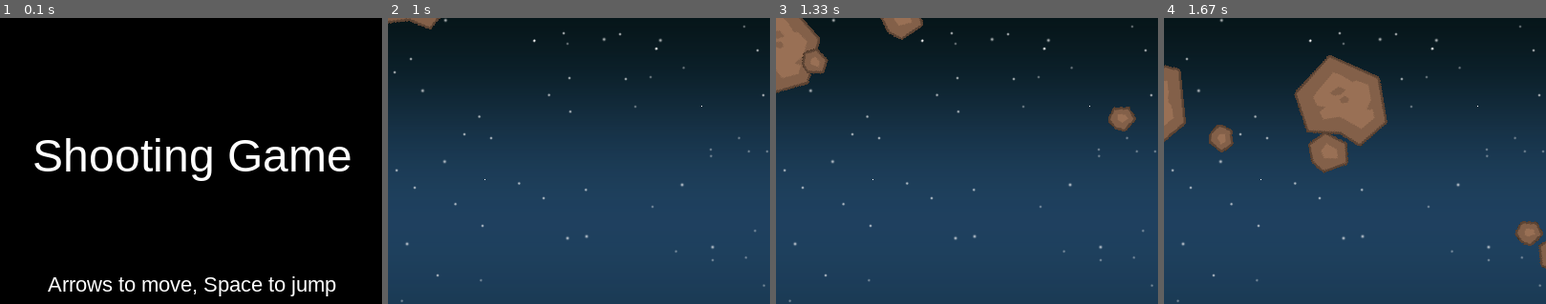
Above: before the commit, frames 1-4 (left to right).
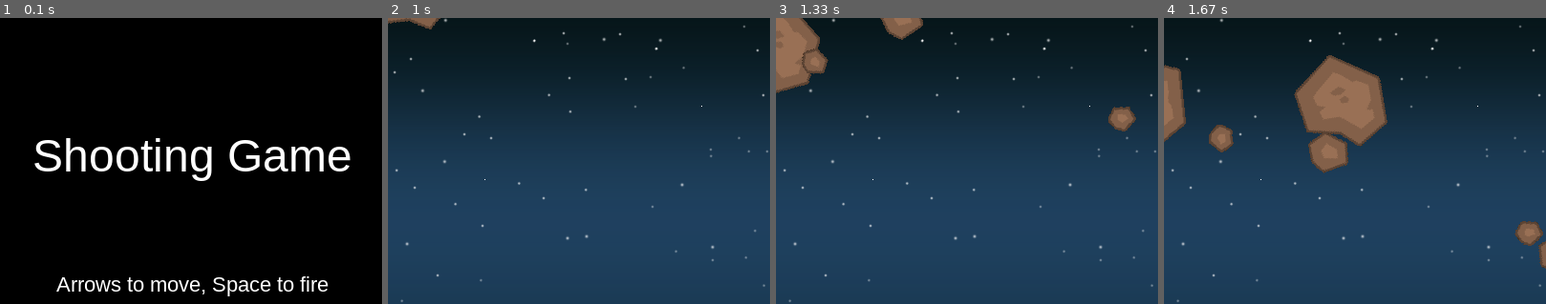
Above: after the commit, the same moments.

Repository: LongKelvin/Pygame_ShootingGame
Game: pygame game, started from main.py
Same seed, same stepped clock (60 frames per second), same inputs: the game is played once before the commit and once after it.
Inputs:
- Up to frame 1 (0.1 s): no input
- Up to frame 2 (1 s): hold Right 0.33-0.8 s; hold Up from 0.83 s (still down)
- Up to frame 3 (1.33 s): release Up at 1.18 s; hold Right from 1.22 s (still down)
- Up to frame 4 (1.67 s): keep holding Right
The pictures show only the part of the screen within x 25-75%, y 6-56%; the shares and areas given below are measured in that part.

The runs differ from the first frame. In frame 1, 2.2% of the frame differs, in the area x 12-88%, y 90-98%; in frame 2, nothing differs; in frame 3, nothing differs; in frame 4, nothing differs.

Commit message:
log remove and update game loop

Diff:
--- a/Bullet.py
+++ b/Bullet.py
@@ -15,7 +15,7 @@
         self.rect.bottom = y
         self.rect.centerx = x
         self.speedy = -10
-        print("Bullet has init complete")
+        # print("Bullet has init complete")
 
     def update(self):
         self.rect.y += self.speedy
--- a/Explosion.py
+++ b/Explosion.py
@@ -13,7 +13,7 @@
         self.frame = 0
         self.last_update = pygame.time.get_ticks()
         self.frame_rate = 75
-        print("Explosion has init complete")
+        # print("Explosion has init complete")
 
     def update(self):
         now = pygame.time.get_ticks()
--- a/Mob.py
+++ b/Mob.py
@@ -26,7 +26,7 @@
         self.rot = 0
         self.rot_speed = random.randrange(-8, 8)
         self.last_update = pygame.time.get_ticks()
-        print("Mob has init complete")
+        # print("Mob has init complete")
 
     def rotate(self):
         now = pygame.time.get_ticks()
--- a/Player.py
+++ b/Player.py
@@ -30,7 +30,7 @@
         self.hidden_time = pygame.time.get_ticks()
         self.power = 1
         self.power_time = pygame.time.get_ticks()
-        print("Player has init complete")
+        # print("Player has init complete")
 
     def update(self):
         # time out for power up
@@ -61,7 +61,6 @@
             self.rect.left = 0
         if self.rect.bottom > HEIGHT:
             self.rect.bottom = HEIGHT
-        print("Player has update")
 
     def powerup(self):
         self.power += 1
--- a/PowerUp.py
+++ b/PowerUp.py
@@ -16,7 +16,7 @@
         self.rect = self.image.get_rect()
         self.rect.center = center
         self.speedy = 5
-        print("Powerup has init complete")
+        # print("Powerup has init complete")
 
     def update(self):
         self.rect.y += self.speedy
--- a/main.py
+++ b/main.py
@@ -36,19 +36,29 @@
         self.player_die_sound = pygame.mixer.Sound(path.join(snd_dir, 'rumble1.ogg'))
         self.powerup_shield_sound = pygame.mixer.Sound(path.join(snd_dir, 'pow5.wav'))
         self.powerup_gun_sound = pygame.mixer.Sound(path.join(snd_dir, 'pow4.wav'))
+        # pygame.mixer.music.load(path.join(snd_dir, 'tgfcoder-FrozenJam-SeamlessLoop.ogg'))
+        # pygame.mixer.music.set_volume(0.25)
+        # pygame.mixer.music.play(loops=-1)
+        self.player_hit_sound = pygame.mixer.Sound(path.join(snd_dir, 'hitmob.wav'))
 
     def newmob(self):
         m = Mob()
         self.all_sprites.add(m)
         self.mobs.add(m)
 
-    def play_background_music(self, loop=-1, volume=0.25):
-        pygame.mixer.music.load(path.join(snd_dir, 'tgfcoder-FrozenJam-SeamlessLoop.ogg'))
+    def play_background_music(self, loop=-1, volume=0.5):
+        pygame.mixer.music.load(path.join(snd_dir, 'background.wav'))
         pygame.mixer.music.set_volume(volume)
         pygame.mixer.music.play(loop)
 
+    def play_intro_music(self):
+        pygame.mixer.music.load(path.join(snd_dir, 'game_start_music.mp3'))
+        pygame.mixer.music.set_volume(0.4)
+        pygame.mixer.music.play(-1)
+
     def new(self):
         # start a new game
+        self.play_background_music(-1)
         self.score = 0
         self.all_sprites = pygame.sprite.Group()
         self.mobs = pygame.sprite.Group()
@@ -65,7 +75,7 @@
 
     def run(self):
         # Game loop
-        print("Game running")
+        # Check background music
         self.playing = True
         while self.playing:
             self.clock.tick(FPS)
@@ -74,8 +84,9 @@
             self.draw()
 
     def update(self):
-        print("Game in update")
+
         # Game loop sprites update
+        global death_explosion
         self.all_sprites.update()
         # hit mob ...
         # check to see if a bullet hit a mob
@@ -100,6 +111,7 @@
             expl = Explosion(hit.rect.center, 'sm')
             self.all_sprites.add(expl)
             self.newmob()
+            self.player_hit_sound.play()
 
             if self.player.shield <= 0:
                 death_explosion = Explosion(hit.rect.center, 'player')
@@ -163,10 +175,10 @@
 
     def show_start_screen(self):
         # game splash/start screen
-        self.play_background_music(-1)
+        self.play_intro_music()
         self.screen.fill(BLACK)
         self.draw_text(GAME_TITLE, 48, WHITE, WIDTH / 2, HEIGHT / 4)
-        self.draw_text("Arrows to move, Space to jump", 22, WHITE, WIDTH / 2, HEIGHT / 2)
+        self.draw_text("Arrows to move, Space to fire", 22, WHITE, WIDTH / 2, HEIGHT / 2)
         self.draw_text("Press a key to play", 22, WHITE, WIDTH / 2, HEIGHT * 3 / 4)
         # self.draw_text("High Score: " + str(self.highscore), 22, WHITE, WIDTH / 2, 15)
         pygame.display.flip()
@@ -175,9 +187,10 @@
 
     def show_go_screen(self):
         # game over/continue
+        pygame.mixer.music.stop()
+        self.play_intro_music()
         if not self.running:
             return
-        self.play_background_music()
         self.screen.fill(BLACK)
         self.draw_text("GAME OVER", 48, WHITE, WIDTH / 2, HEIGHT / 4)
         self.draw_text("Score: " + str(self.score), 22, WHITE, WIDTH / 2, HEIGHT / 2)
Not shown, added: snd/background.wav
Not shown, added: snd/game_start_music.mp3
Not shown, added: snd/hitmob.wav
